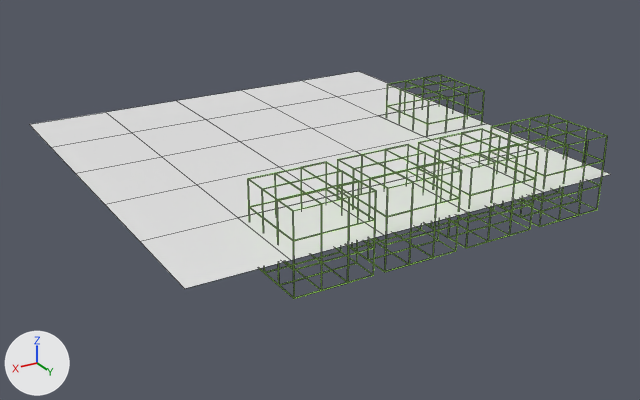
A saved change to the Blender file assets/scenes/level_select.blend.
Camera for both pictures: a 50 mm camera at (9.72, 17.2, 7.12) aimed at (-0.19, 0.68, -1.14). Every picture has the same lights, and +X, +Y and +Z are marked at lower left. Mesh edges are drawn as thin lines.

In view in the first picture: 'Plane', 'gen_parts', 'health_juice', 'repair_generator', 'repair_well'.
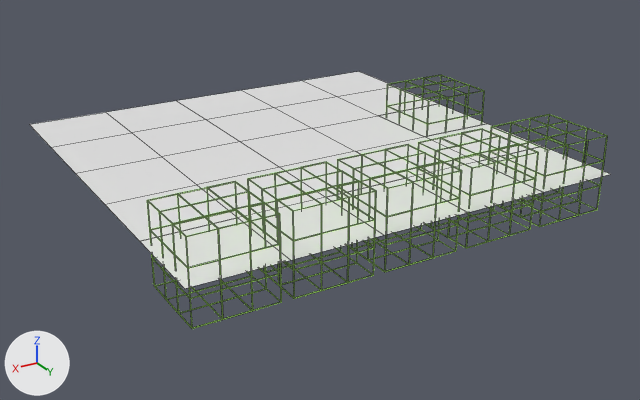
Changed parts and their boxes [x1, y1, x2, y2] in the pictures (640 x 400 px; the box of a moved part takes in the faces that stretch with it):
'health_juice_repair', added (green): after [147, 181, 282, 329]
part 1 of me_plane, moved or reshaped: [105, 167, 325, 289] in both

What changed in the scene script:
```text
Change me_plane:
    where me_plane.from_pydata(...)  # 56 vertices, 25 faces, 1 loose edge; spans x -5.0..5.0, y -5.0..5.0, z 0.0
    used by ob_plane; location = (0.0, 0.0, 0.0)
    verts and faces of me_plane; kept vertices keep their numbers, new ones are numbered from 56
    before: 2 (5.0, 5.0, 0.0) at pixel (184, 288), 13 (5.0, 2.9, 0.0) at pixel (139, 241), 17 (3.0, 2.9, 0.0) at pixel (237, 217), 28 (5.0, 0.93, 0.0) at pixel (104, 204), 37 (1.0, 0.93, 0.0) at pixel (279, 167)
    before: 40 (3.0, 0.93, 0.0) at pixel (196, 184), 54 (3.0, 5.0, 0.0) at pixel (290, 260), 55 (1.0, 2.9, 0.0) at pixel (325, 197)
    me_plane part 1
    add delete_faces([(2, 54, 17, 13), (13, 17, 40, 28), (17, 55, 37, 40)])
    add verts[56] = (5.0, 2.9, 0.0)  # pixel (139, 241)
    add verts[57] = (3.0, 2.9, 0.0)  # pixel (237, 217)
    add faces += [(2, 54, 17, 56), (13, 57, 40, 28), (37, 40, 57, 55)]
Add ob_health_juice_repair:
    ob_health_juice_repair = bpy.data.objects.new('health_juice_repair', me_cube)
    ob_health_juice_repair.location = (4.0, 4.0, 0.0)
    ob_health_juice_repair.scale = (0.868, 0.868, 0.868)
```
